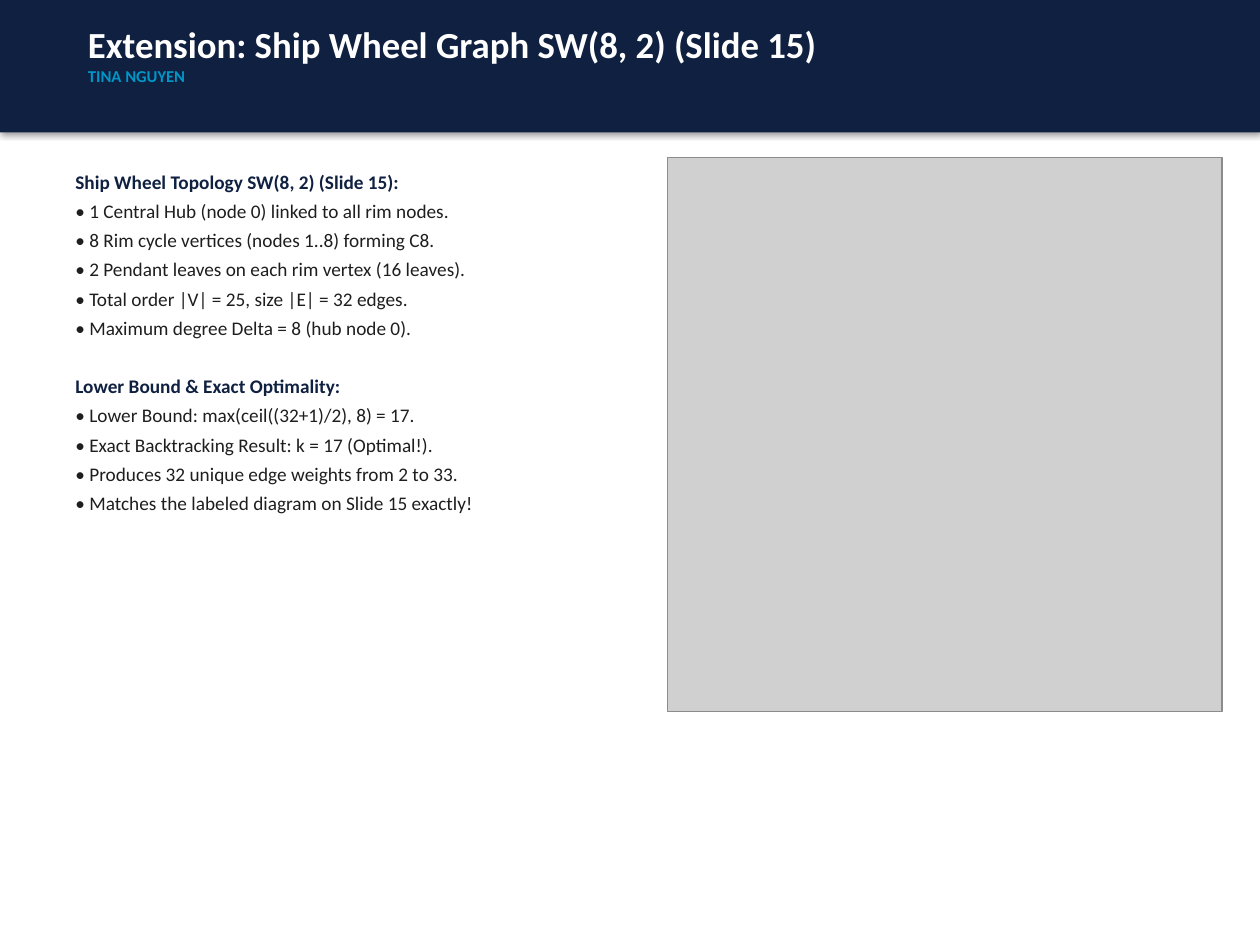
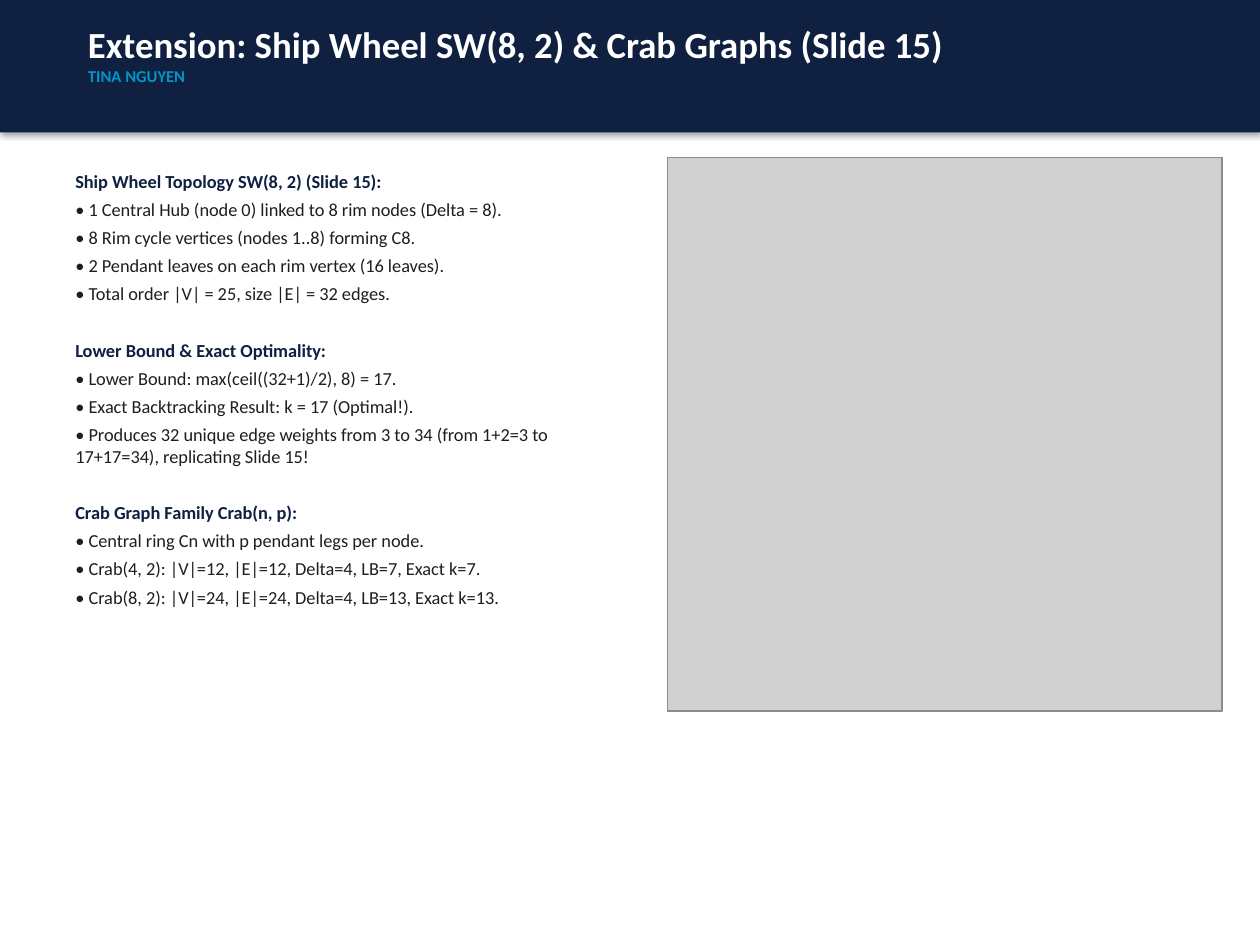
Before and after one commit to tinana2k/CS-5592---Dsng-and-Anal-Algorithms, a slide deck: slide 8 of Assignment 2/presentation/Assignment2_Presentation_Tina_and_Haoran.pptx. Drawn at 1260x945 pixels with LibreOffice and Linux fonts; fonts in the diff are those of the drawing; grey boxes stand for pictures. Boxes give left, top, right and bottom in pixels: in the first picture for what was removed or moved away, otherwise in the second. Text is boxed around its words. In the diff, an @@ line names an element or a change of style, - is before the commit and + after.

```diff
--- a/Assignment 2/presentation/Assignment2_Presentation_Tina_and_Haoran.pptx
+++ b/Assignment 2/presentation/Assignment2_Presentation_Tina_and_Haoran.pptx
@@ text at bbox=[88, 31, 943, 64]: text changed @@
-Extension: Ship Wheel Graph SW(8, 2) (Slide 15)
+Extension: Ship Wheel SW(8, 2) & Crab Graphs (Slide 15)
@@ text at bbox=[75, 174, 444, 416]: size 11 to 10.5 pt in "Ship Wheel Topology SW(8, 2) (Slide 15):", "• 8 Rim cycle vertices (nodes 1..8) ...", "• 2 Pendant leaves on each rim ...", "• Total order |V| = 25, size ..." and 3 more places @@
@@ text at bbox=[89, 202, 501, 219]: text changed; size 11 to 10.5 pt @@
-• 1 Central Hub (node 0) linked to all rim nodes.
+• 1 Central Hub (node 0) linked to 8 rim nodes (Delta = 8).
@@ text at bbox=[89, 321, 410, 339]: paragraph removed @@
-• Maximum degree Delta = 8 (hub node 0).
@@ text at bbox=[75, 427, 548, 607]: text changed; size 11 to 10.5 pt @@
-• Produces 32 unique edge weights from 2 to 33.
-• Matches the labeled diagram on Slide 15 exactly!
+• Produces 32 unique edge weights from 3 to 34 (from 1+2=3 to 17+17=34), replicating Slide 15!
+Crab Graph Family Crab(n, p):
+• Central ring Cn with p pendant legs per node.
+• Crab(4, 2): |V|=12, |E|=12, Delta=4, LB=7, Exact k=7.
+• Crab(8, 2): |V|=24, |E|=24, Delta=4, LB=13, Exact k=13.
```
Also in this commit, not shown: 12 other slides changed, 21 other files.
